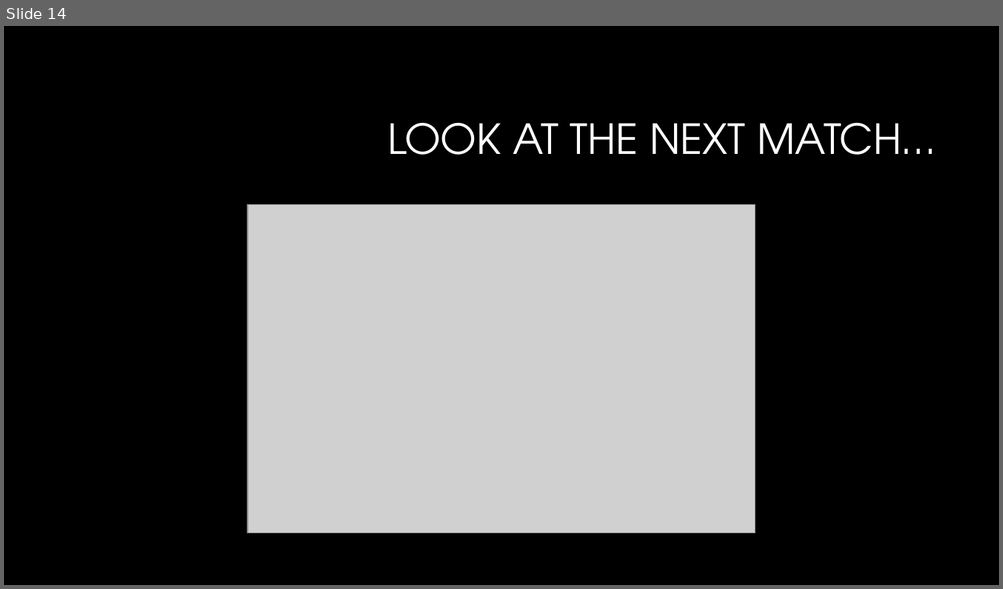
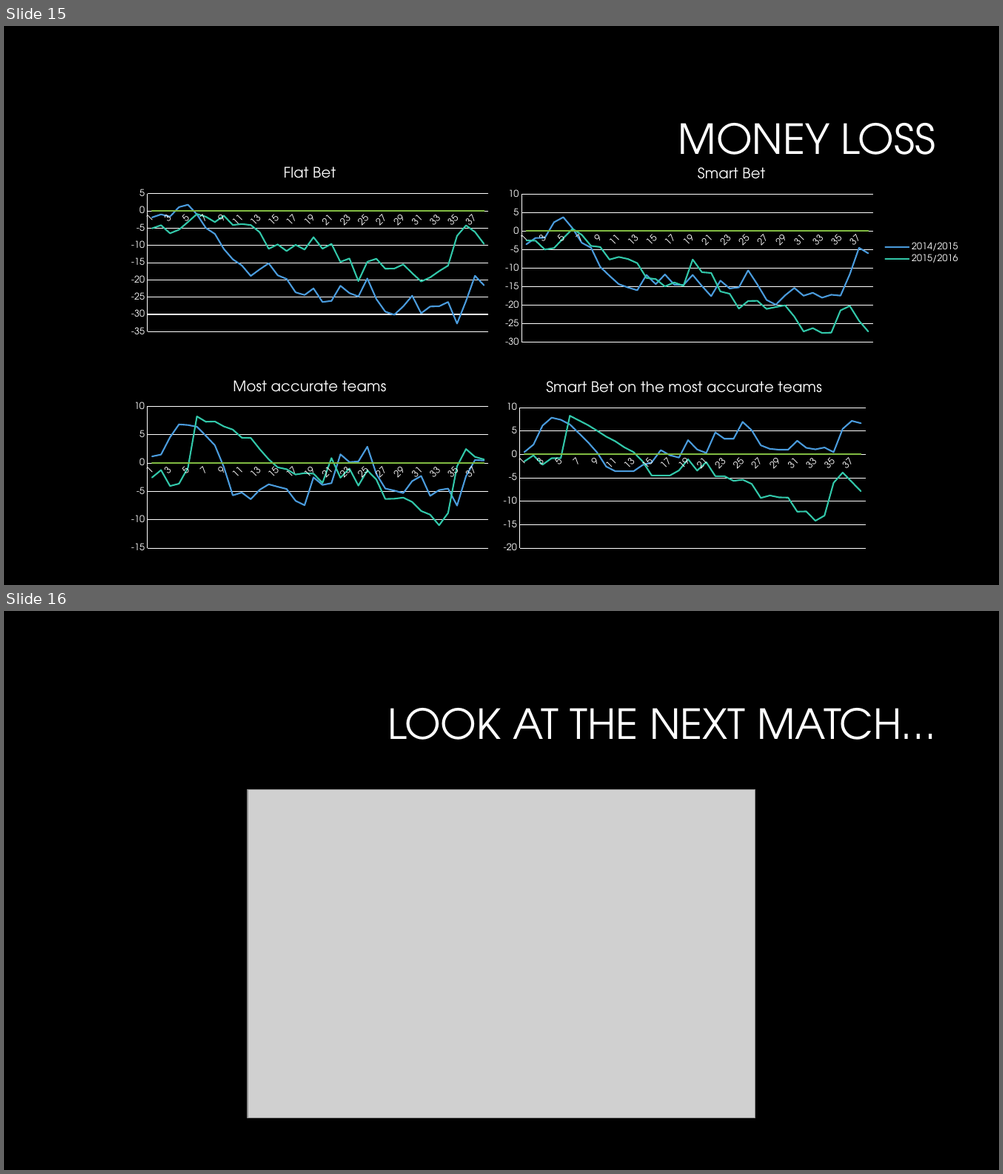
Before and after one commit to P1Analytics/DataMining-Football-Match-Prediction, a slide deck: TODO/spa_presentation.pptx. Shown one above the other, each under a label of ours: slide 14 before the commit, slides 15 and 16 after it. The pictures are 1003x589 and 1003x1174 pixels, drawn with LibreOffice and Linux fonts; fonts in the diff are those of the drawing; grey boxes stand for pictures; background and template pictures are left out. Boxes give left, top, right and bottom in pixels: in the first picture for what was removed or moved away, otherwise in the second. Text is boxed around its words. In the diff, an @@ line names an element or a change of style, - is before the commit and + after.

```diff
--- a/TODO/spa_presentation.pptx
+++ b/TODO/spa_presentation.pptx
@@ slide 15 added at (x1=4, y1=26, x2=999, y2=585), background #000000 @@
@@ title added at (x1=678, y1=123, x2=935, y2=173), 40 pt, text #FFFFFF @@
+MONEY LOSS
@@ line chart added at (x1=124, y1=156, x2=496, y2=340) @@
+title "Flat Bet "
+categories: 1.0, 2.0, 3.0, 4.0, 5.0, 6.0, 7.0, 8.0, 9.0, 10.0, 11.0, 12.0, 13.0, 14.0, 15.0, 16.0, 17.0, 18.0, 19.0, 20.0, 21.0, 22.0, 23.0, 24.0, 25.0, 26.0, 27.0, 28.0, 29.0, 30.0, 31.0, 32.0, 33.0, 34.0, 35.0, 36.0, 37.0, 38.0
+Series 1: -2, -1, -2, 1, 2, -1, -5, -7, -11, -14, -16, -19, -17, -15, -19, -20, -24, -24, -22, -26, -26, -22, -24, -25, -20, -26, -29, -30, -28, -25, -30, -28, -28, -26, -33, -26, -19, -22
+Series 2: -5, -4, -6, -5, -3, -1, -2, -3, -1, -4, -4, -4, -6, -11, -10, -12, -10, -11, -8, -11, -10, -15, -14, -20, -15, -14, -17, -17, -16, -18, -20, -19, -17, -16, -7, -4, -6, -10
+Series 3: 0, 0, 0, 0, 0, 0, 0, 0, 0, 0, 0, 0, 0, 0, 0, 0, 0, 0, 0, 0, 0, 0, 0, 0, 0, 0, 0, 0, 0, 0, 0, 0, 0, 0, 0, 0, 0, 0
@@ line chart added at (x1=495, y1=156, x2=967, y2=352) @@
+title "Smart Bet "
+categories: 1.0, 2.0, 3.0, 4.0, 5.0, 6.0, 7.0, 8.0, 9.0, 10.0, 11.0, 12.0, 13.0, 14.0, 15.0, 16.0, 17.0, 18.0, 19.0, 20.0, 21.0, 22.0, 23.0, 24.0, 25.0, 26.0, 27.0, 28.0, 29.0, 30.0, 31.0, 32.0, 33.0, 34.0, 35.0, 36.0, 37.0, 38.0
+2014/2015: -4, -2, -2, 2, 4, 1, -3, -4, -10, -12, -14, -15, -16, -12, -14, -12, -14, -15, -12, -15, -18, -13, -16, -15, -11, -14, -19, -20, -17, -15, -17, -17, -18, -17, -17, -12, -5, -6
+2015/2016: -2, -3, -5, -5, -2, 1, -1, -4, -4, -8, -7, -8, -9, -13, -13, -15, -14, -15, -8, -11, -11, -16, -17, -21, -19, -19, -21, -20, -20, -23, -27, -26, -28, -27, -21, -20, -24, -27
+Series 3: 0, 0, 0, 0, 0, 0, 0, 0, 0, 0, 0, 0, 0, 0, 0, 0, 0, 0, 0, 0, 0, 0, 0, 0, 0, 0, 0, 0, 0, 0, 0, 0, 0, 0, 0, 0, 0, 0
@@ line chart added at (x1=124, y1=370, x2=496, y2=557) @@
+title "Most accurate teams "
+categories: 1.0, 2.0, 3.0, 4.0, 5.0, 6.0, 7.0, 8.0, 9.0, 10.0, 11.0, 12.0, 13.0, 14.0, 15.0, 16.0, 17.0, 18.0, 19.0, 20.0, 21.0, 22.0, 23.0, 24.0, 25.0, 26.0, 27.0, 28.0, 29.0, 30.0, 31.0, 32.0, 33.0, 34.0, 35.0, 36.0, 37.0, 38.0
+Series 1: 1.2, 1.5, 4.5, 6.8, 6.7, 6.4, 4.8, 3.1, -0.7, -5.7, -5.2, -6.4, -4.7, -3.8, -4.2, -4.6, -6.7, -7.4, -2.5, -3.9, -3.5, 1.5, 0.2, 0.3, 2.9, -1.9, -4.5, -4.9, -5.3, -3.2, -2.3, -5.8, -4.8, -4.5, -7.5, -2.3, 0.5, 0.4
+Series 2: -2.5, -1.2, -4, -3.6, -0.8, 8.2, 7.3, 7.3, 6.5, 5.9, 4.5, 4.4, 2.5, 0.7, -0.8, -1.1, -2, -1.8, -1.9, -3.5, 0.9, -2.6, -1, -4, -1.3, -2.9, -6.3, -6.3, -6.1, -6.9, -8.5, -9.1, -11, -8.8, -0.6, 2.5, 1.1, 0.6
+Series 3: 0, 0, 0, 0, 0, 0, 0, 0, 0, 0, 0, 0, 0, 0, 0, 0, 0, 0, 0, 0, 0, 0, 0, 0, 0, 0, 0, 0, 0, 0, 0, 0, 0, 0, 0, 0, 0, 0
@@ line chart added at (x1=495, y1=370, x2=873, y2=557) @@
+title "Smart Bet on the most accurate teams "
+categories: 1.0, 2.0, 3.0, 4.0, 5.0, 6.0, 7.0, 8.0, 9.0, 10.0, 11.0, 12.0, 13.0, 14.0, 15.0, 16.0, 17.0, 18.0, 19.0, 20.0, 21.0, 22.0, 23.0, 24.0, 25.0, 26.0, 27.0, 28.0, 29.0, 30.0, 31.0, 32.0, 33.0, 34.0, 35.0, 36.0, 37.0, 38.0
+Series 1: 0.5, 2.1, 6.2, 7.8, 7.4, 6.4, 4.5, 2.6, 0.4, -2.6, -3.6, -3.6, -3.6, -2.3, -1.7, 0.9, -0.2, -0.7, 3, 1.1, 0.3, 4.7, 3.3, 3.3, 6.9, 5.1, 1.9, 1.2, 1, 1, 2.9, 1.4, 1.1, 1.5, 0.5, 5.5, 7.2, 6.7
+Series 2: -1.5, -0.2, -2.2, -0.8, -0.8, 8.2, 7.2, 6.2, 5, 3.8, 2.8, 1.5, 0.5, -1.5, -4.5, -4.5, -4.5, -3.4, -1, -3.5, -1.6, -4.7, -4.7, -5.7, -5.4, -6.3, -9.3, -8.8, -9.2, -9.2, -12.2, -12.2, -14.2, -13.1, -6.1, -3.9, -5.9, -7.9
+Series 3: 0, 0, 0, 0, 0, 0, 0, 0, 0, 0, 0, 0, 0, 0, 0, 0, 0, 0, 0, 0, 0, 0, 0, 0, 0, 0, 0, 0, 0, 0, 0, 0, 0, 0, 0, 0, 0, 0
@@ what was slide 14 is now slide 16 @@
```
Also in this commit, not shown: 1 other slide added, 3 other files.
